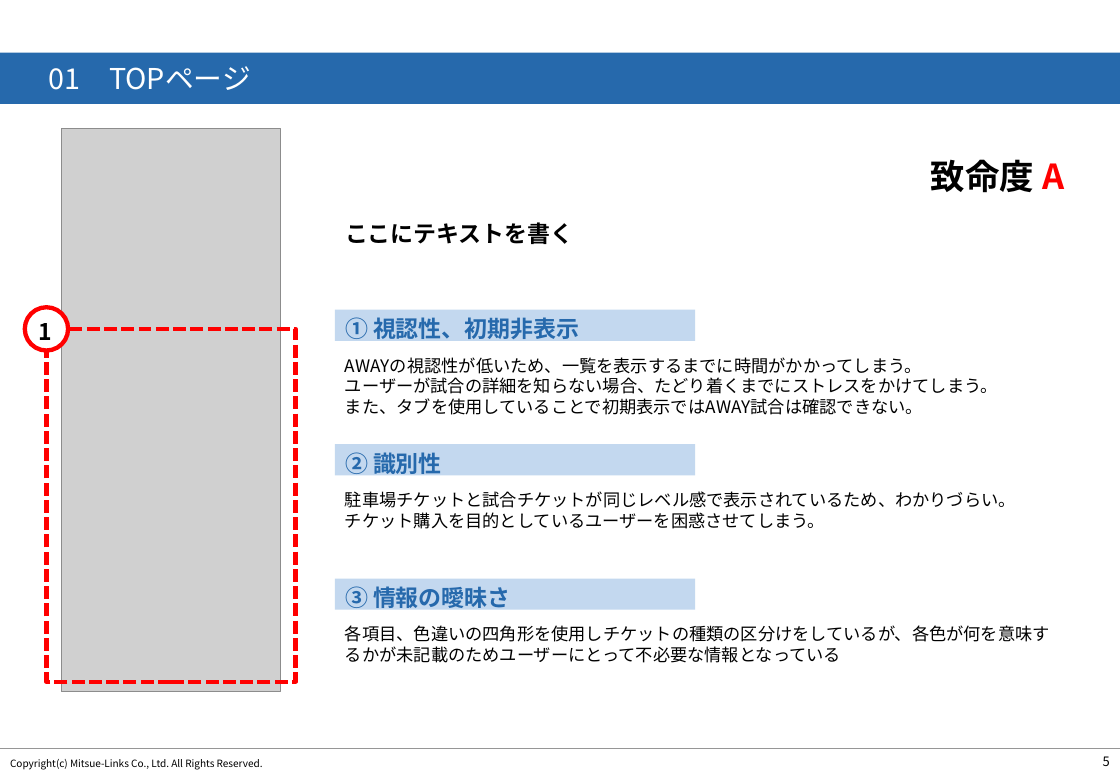
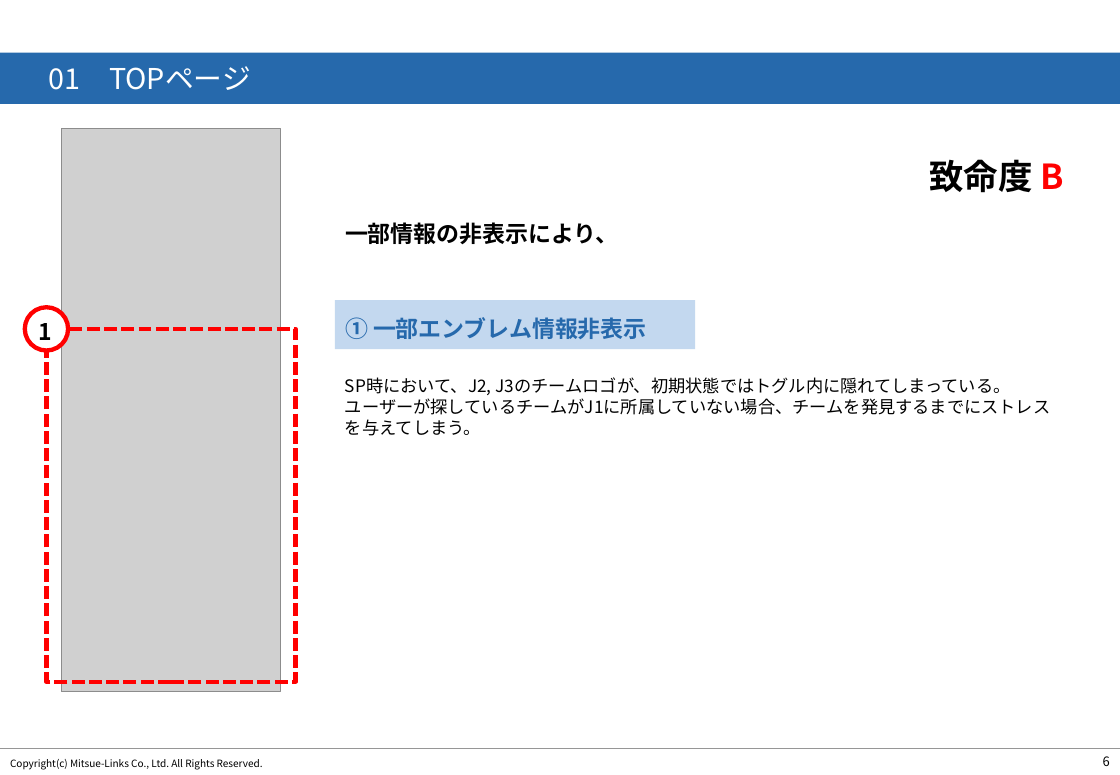
Before and after one commit to sakitama14/TheOdinProject, a slide deck: slide 7 of 調査報告書.pptx (slide 6 before the commit). Drawn at 1120x775 pixels with LibreOffice and Linux fonts; fonts in the diff are those of the drawing; grey boxes stand for pictures; background and template pictures are left out. Boxes give left, top, right and bottom in pixels: in the first picture for what was removed or moved away, otherwise in the second. Text is boxed around its words. In the diff, an @@ line names an element or a change of style, - is before the commit and + after.

```diff
--- a/調査報告書.pptx
+++ b/調査報告書.pptx
@@ text at [929,159,1064,193]: text changed @@
-致命度 A
+致命度 B
@@ text at [345,222,618,244]: text changed @@
-ここにテキストを書く
+一部情報の非表示により、
@@ rectangle: place and size @@
-rectangle at [335,310,696,341]
+rectangle at [335,301,696,350]
@@ text at [345,317,647,339]: text changed @@
-① 視認性、初期非表示
+① 一部エンブレム情報非表示
@@ text at [345,377,1050,436]: text changed @@
-AWAYの視認性が低いため、一覧を表示するまでに時間がかかってしまう。
-ユーザーが試合の詳細を知らない場合、たどり着くまでにストレスをかけてしまう。
-また、タブを使用していることで初期表示ではAWAY試合は確認できない。
+SP時において、J2, J3のチームロゴが、初期状態ではトグル内に隠れてしまっている。
+ユーザーが探しているチームがJ1に所属していない場合、チームを発見するまでにストレスを与えてしまう。
@@ rectangle removed at [335,445,696,476] @@
@@ text removed at [345,452,442,478] @@
-② 識別性
@@ text removed at [345,491,1016,529] @@
-駐車場チケットと試合チケットが同じレベル感で表示されているため、わかりづらい。
-チケット購入を目的としているユーザーを困惑させてしまう。
@@ rectangle removed at [335,579,696,610] @@
@@ text removed at [345,586,510,612] @@
-③ 情報の曖昧さ
@@ text removed at [345,625,1050,663] @@
-各項目、色違いの四角形を使用しチケットの種類の区分けをしているが、各色が何を意味するかが未記載のためユーザーにとって不必要な情報となっている
@@ page number at [1103,756,1110,766]: text changed @@
-5
+6
```
Also in this commit, not shown: 3 other slides changed, 2 slides added.
